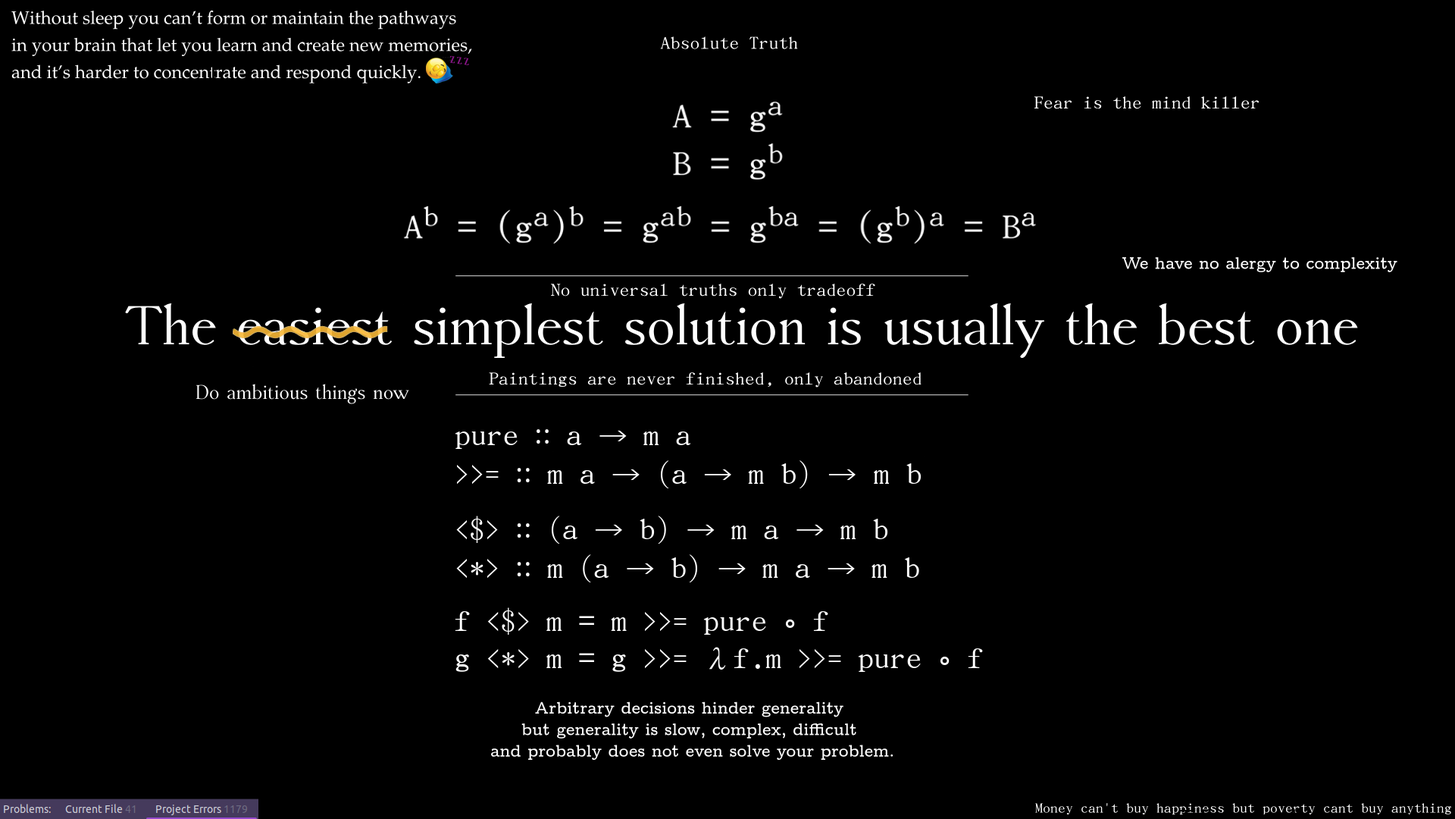
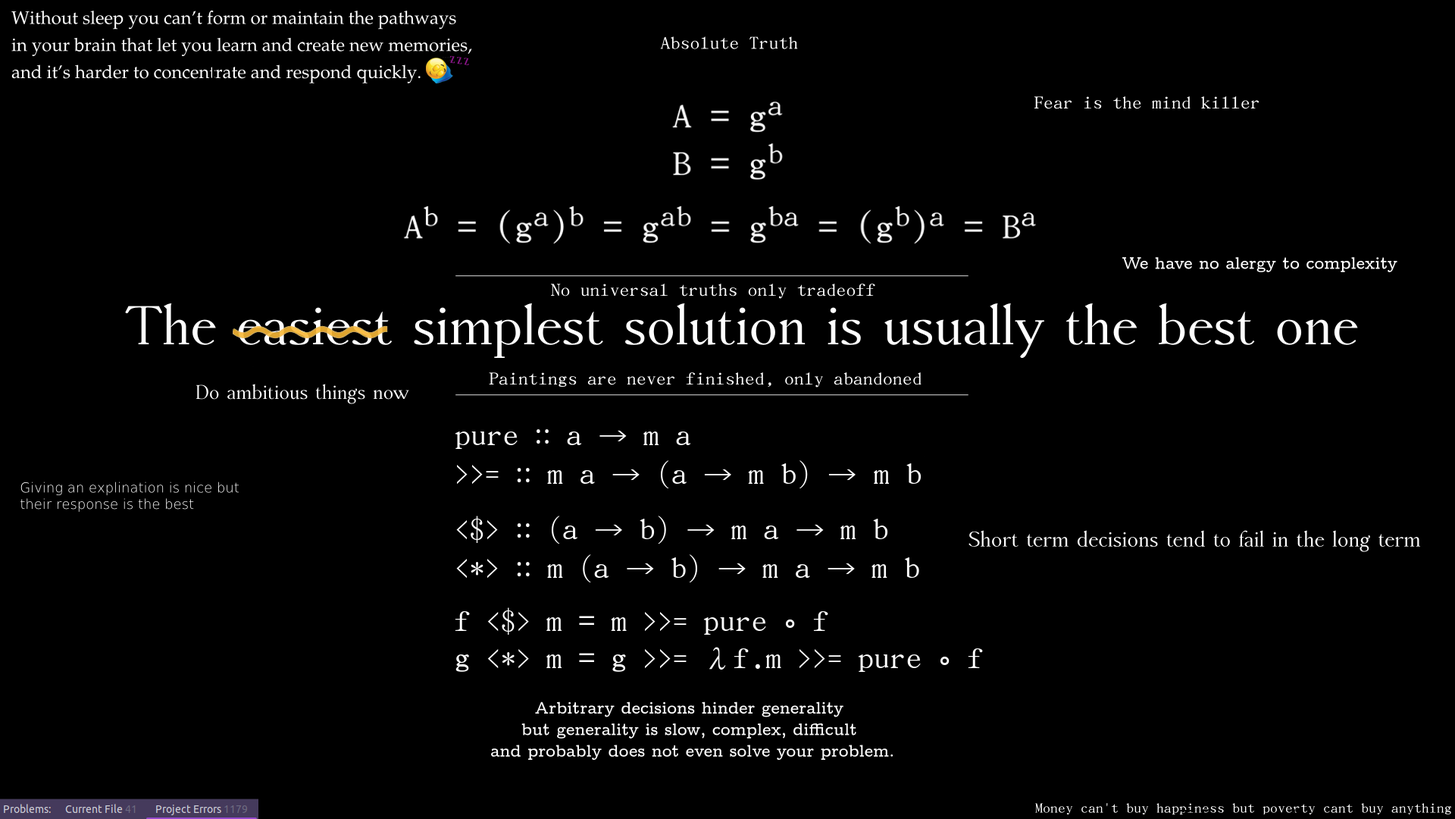
Before/after of a 1455 × 819 layered artwork. What changed in the layer stack:
painted on "Vectorlaag 1" (2nd of 2) over [left=97, top=481, right=1337, bottom=534]
painted on "Tekenlaag 3 (geplakt)" over [left=194, top=481, right=1422, bottom=552]
painted on "monads big" over [left=968, top=529, right=1019, bottom=547]
painted on "sleep + arbitrary hinders" over [left=20, top=481, right=1422, bottom=552]
painted on "background" over [left=20, top=481, right=1422, bottom=552]
